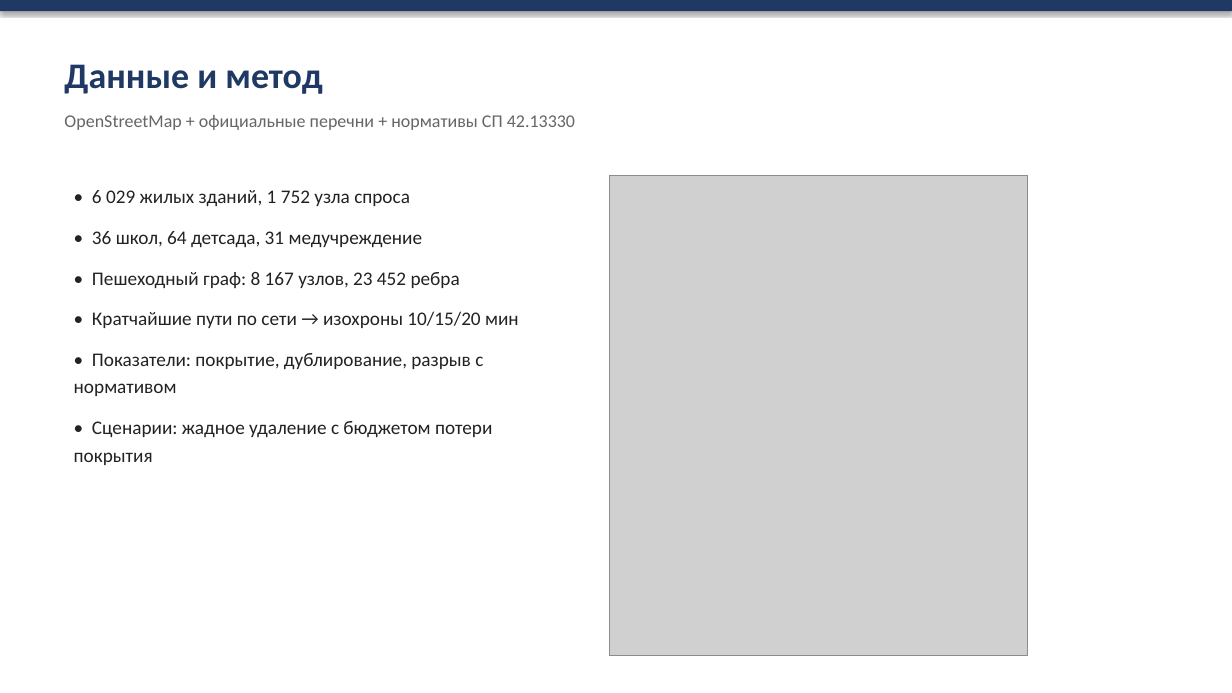
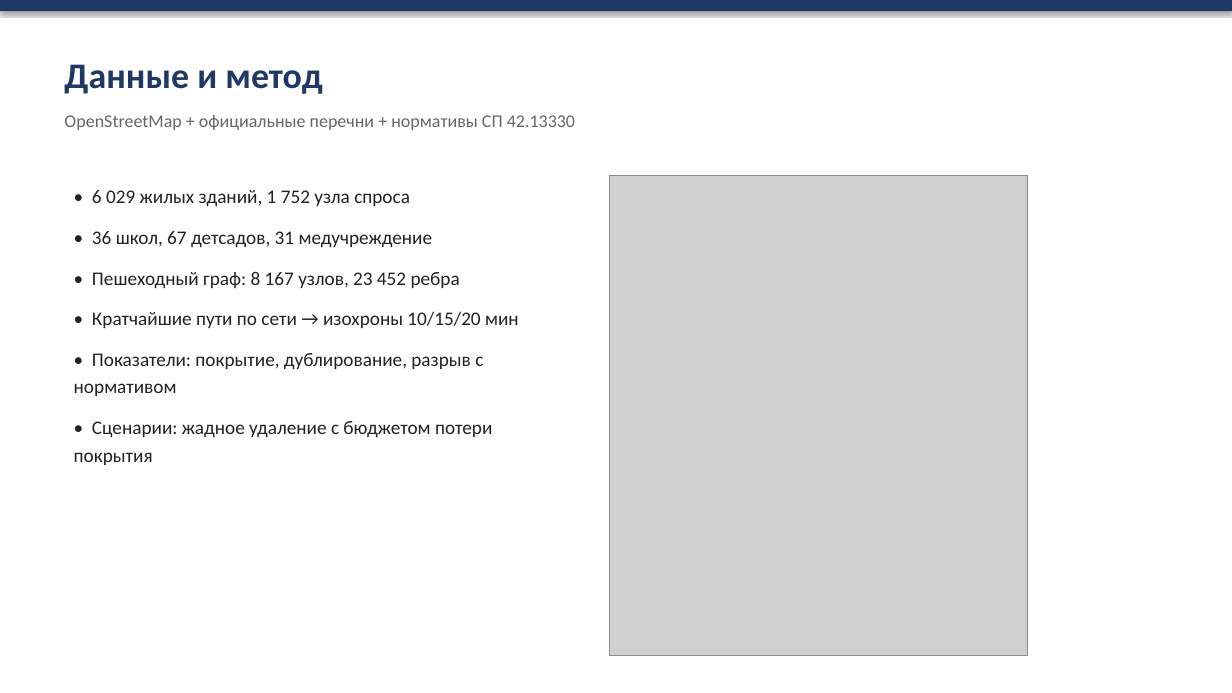
Before and after one commit to Geraks7/kamensk-accessibility, a slide deck: slide 3 of presentation.pptx. Drawn at 1232x693 pixels with LibreOffice and Linux fonts; fonts in the diff are those of the drawing; grey boxes stand for pictures. Boxes give left, top, right and bottom in pixels: in the first picture for what was removed or moved away, otherwise in the second. Text is boxed around its words. In the diff, an @@ line names an element or a change of style, - is before the commit and + after.

Commit message:
feat: verify POI against official municipal lists
02b_official_poi.py собирает перечни школ и детсадов с obr-ku.ru, 02c_verify_poi.py чистит OSM от ложных объектов, сопоставляет по номеру, геокодирует недостающие через Nominatim и собирает poi_verified.gpkg. Расчёты переведены на сверенный слой: покрытие школ выросло с 67 до 75 %, школа №39 (Монастырка) вошла в топ критичных объектов.

```diff
--- a/presentation.pptx
+++ b/presentation.pptx
@@ text at [92, 231, 433, 247]: text changed @@
-• 36 школ, 64 детсада, 31 медучреждение
+• 36 школ, 67 детсадов, 31 медучреждение
```
Also in this commit, not shown: 4 other slides changed, 23 other files.
